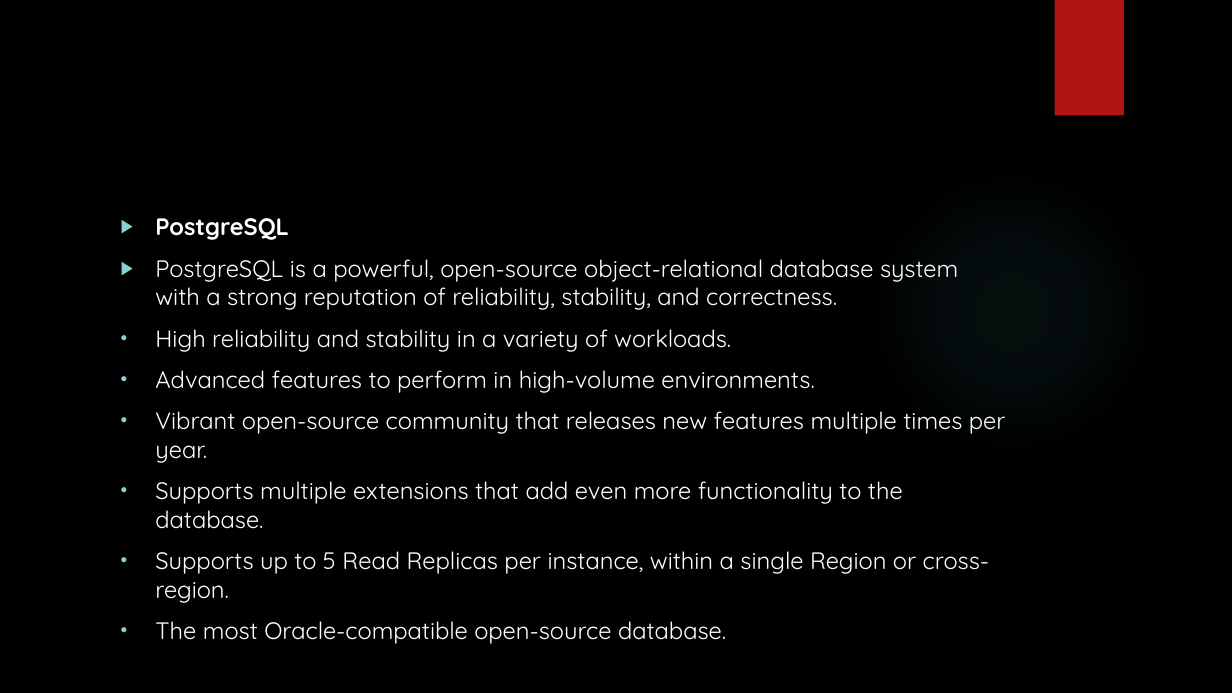
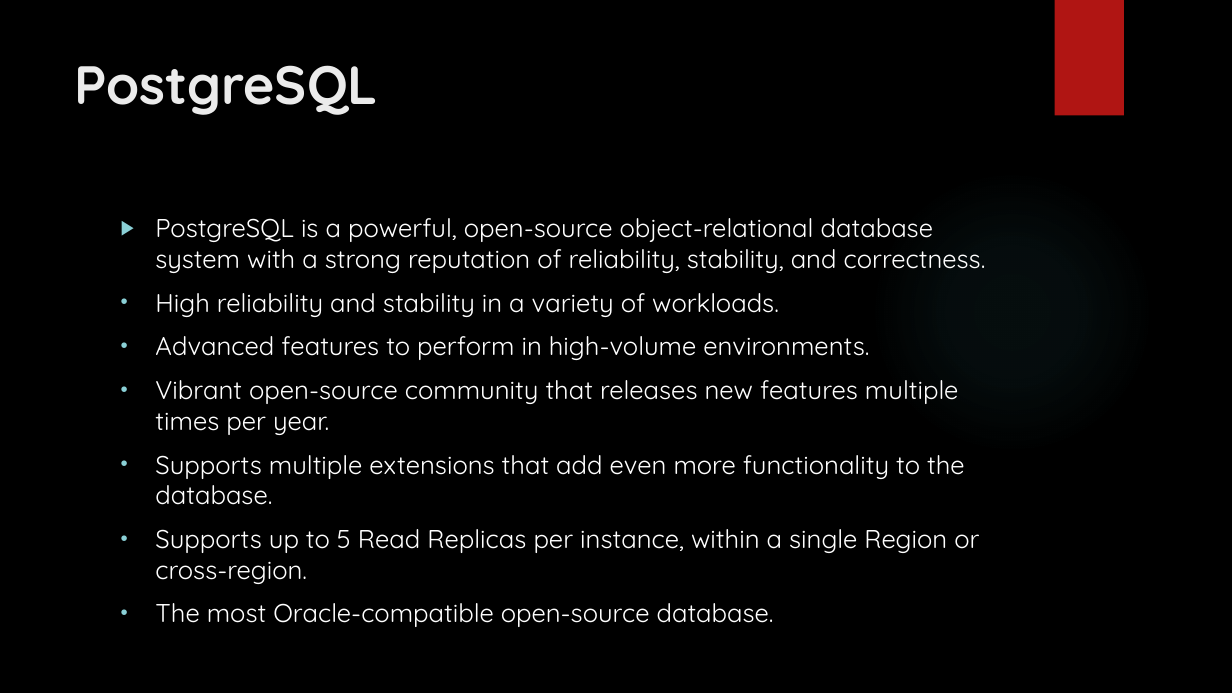
Before and after one commit to karthick1808/hadoopfundamentals, a slide deck: slide 11 of New Microsoft PowerPoint Presentation.pptx. Drawn at 1232x693 pixels with LibreOffice and Linux fonts; fonts in the diff are those of the drawing; background and template pictures are left out. Boxes give left, top, right and bottom in pixels: in the first picture for what was removed or moved away, otherwise in the second. Text is boxed around its words. In the diff, an @@ line names an element or a change of style, - is before the commit and + after.

```diff
--- a/New Microsoft PowerPoint Presentation.pptx
+++ b/New Microsoft PowerPoint Presentation.pptx
@@ title added at (75,65,379,115), 42 pt, text #EBEBEB, bold @@
+PostgreSQL
@@ text "PostgreSQL is a powerful, open-source ..." at (155,218,986,627): size 18.5 to 20 pt @@
@@ text at (155,218,289,240): paragraph removed @@
-▶ PostgreSQL
```
Also in this commit, not shown: 3 other slides changed, 5 slides added.
